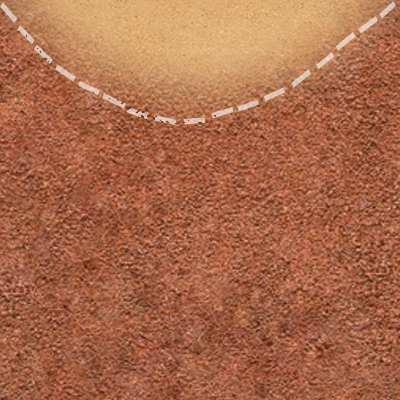
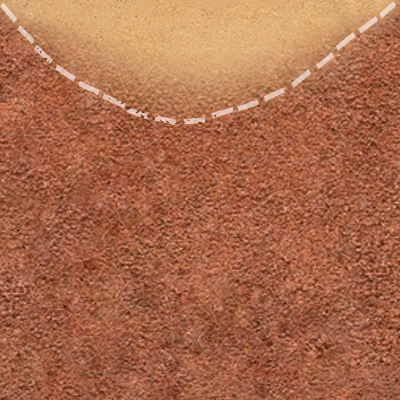
Revision of a layered 400 × 400 image; what changed, layer by layer:
painted on "Слой 2" over [0, 0, 400, 46]
